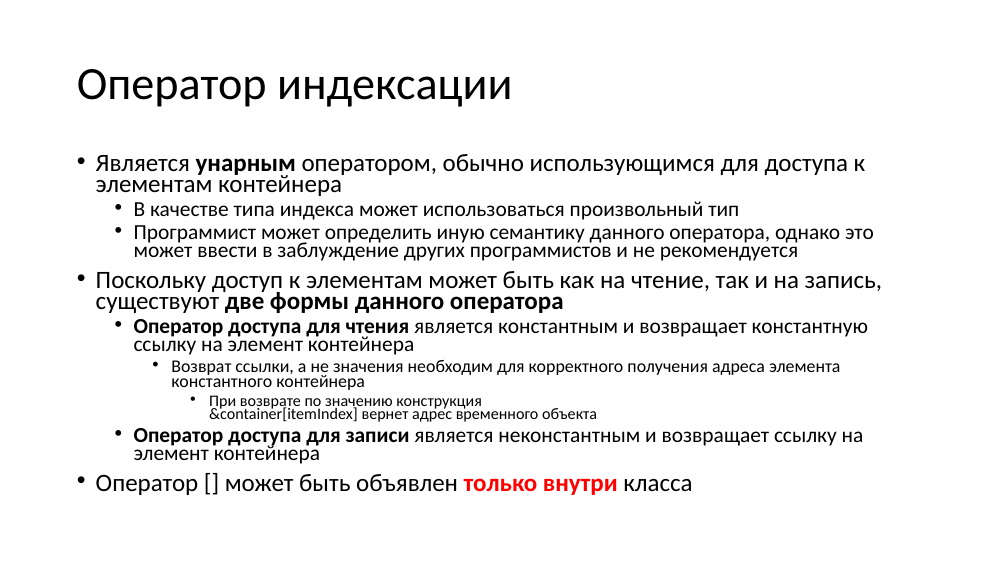
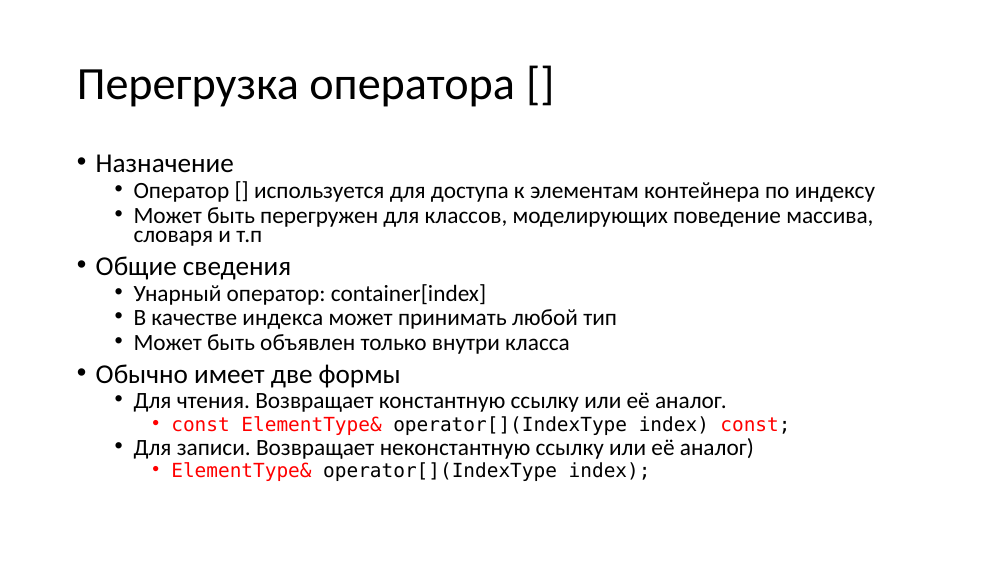
Before and after one commit to alexey-malov/oop, a slide deck: slide 65 of lectures/04/Дружественные функции и классы. Перегрузка операций.pptx. Drawn at 1008x567 pixels with LibreOffice and Linux fonts; fonts in the diff are those of the drawing. Boxes give left, top, right and bottom in pixels: in the first picture for what was removed or moved away, otherwise in the second. Text is boxed around its words. In the diff, an @@ line names an element or a change of style, - is before the commit and + after.

Commit message:
Обновил лекции "Основы ООП" и "Перегрузка операций", добавил примеры

```diff
--- a/lectures/04/Дружественные функции и классы. Перегрузка операций.pptx
+++ b/lectures/04/Дружественные функции и классы. Перегрузка операций.pptx
@@ title at (77,69,515,107): text changed @@
-Оператор индексации
+Перегрузка оператора []
@@ text at (96,154,875,481): text changed; size 20.4 to 22.2 pt @@
-• Является унарным оператором, обычно использующимся для доступа к элементам контейнера
-  • В качестве типа индекса может использоваться произвольный тип
-  • Программист может определить иную семантику данного оператора, однако это может ввести в заблуждение других программистов и не рекомендуется
-• Поскольку доступ к элементам может быть как на чтение, так и на запись, существуют две формы данного оператора
-  • Оператор доступа для чтения является константным и возвращает константную ссылку на элемент контейнера
-    • Возврат ссылки, а не значения необходим для корректного получения адреса элемента константного контейнера
-      • При возврате по значению конструкция
-        &container[itemIndex] вернет адрес временного объекта
-  • Оператор доступа для записи является неконстантным и возвращает ссылку на элемент контейнера
-• Оператор [] может быть объявлен только внутри класса
+• Назначение
+  • Оператор [] используется для доступа к элементам контейнера по индексу
+  • Может быть перегружен для классов, моделирующих поведение массива, словаря и т.п
+• Общие сведения
+  • Унарный оператор: container[index]
+  • В качестве индекса может принимать любой тип
+  • Может быть объявлен только внутри класса
+• Обычно имеет две формы
+  • Для чтения. Возвращает константную ссылку или её аналог.
+    • const ElementType& operator[](IndexType index) const;
+  • Для записи. Возвращает неконстантную ссылку или её аналог)
+    • ElementType& operator[](IndexType index);
```
Also in this commit, not shown: 8 other slides changed, 5 slides added, 1 slide removed, 9 other files.
